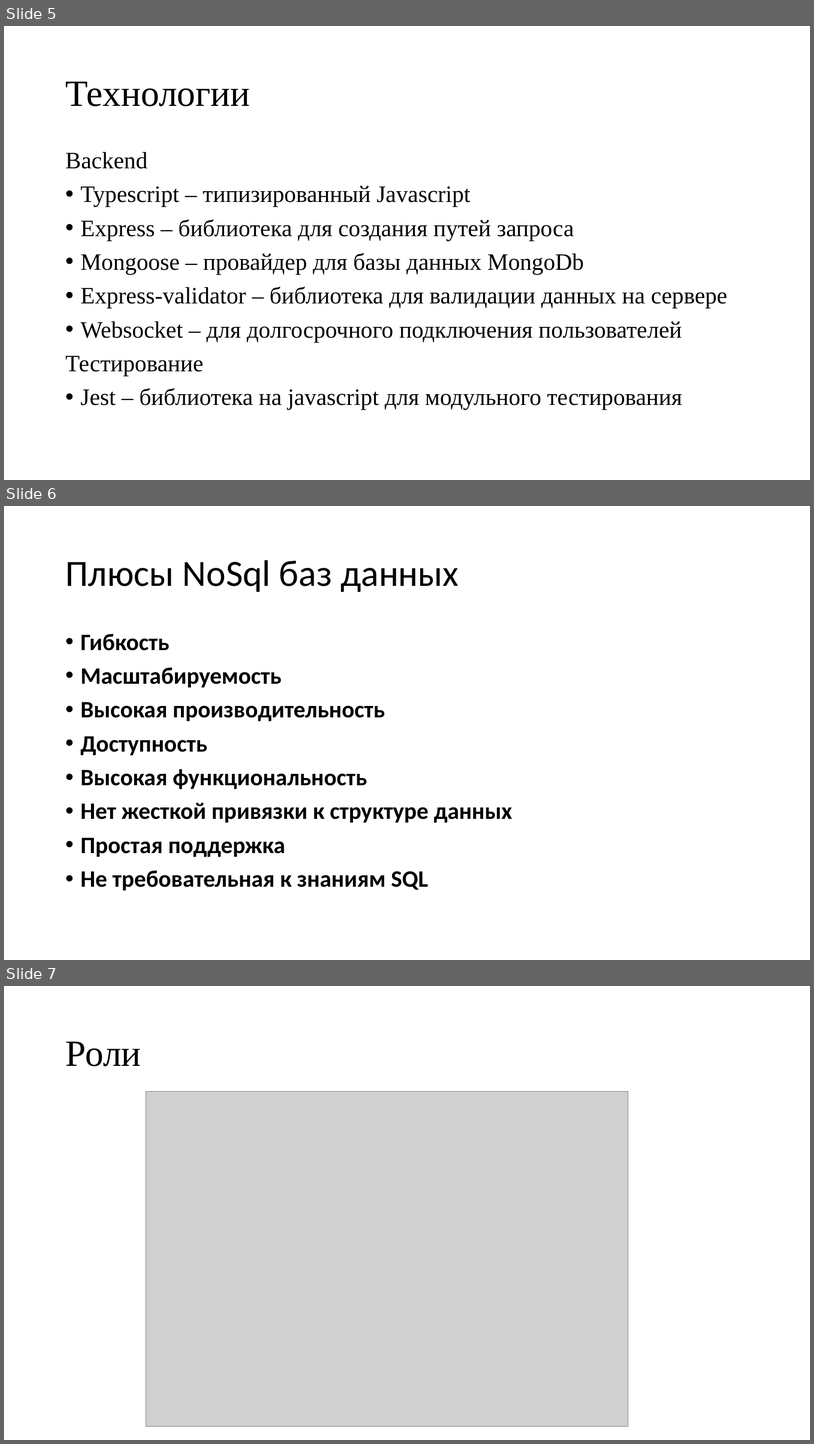
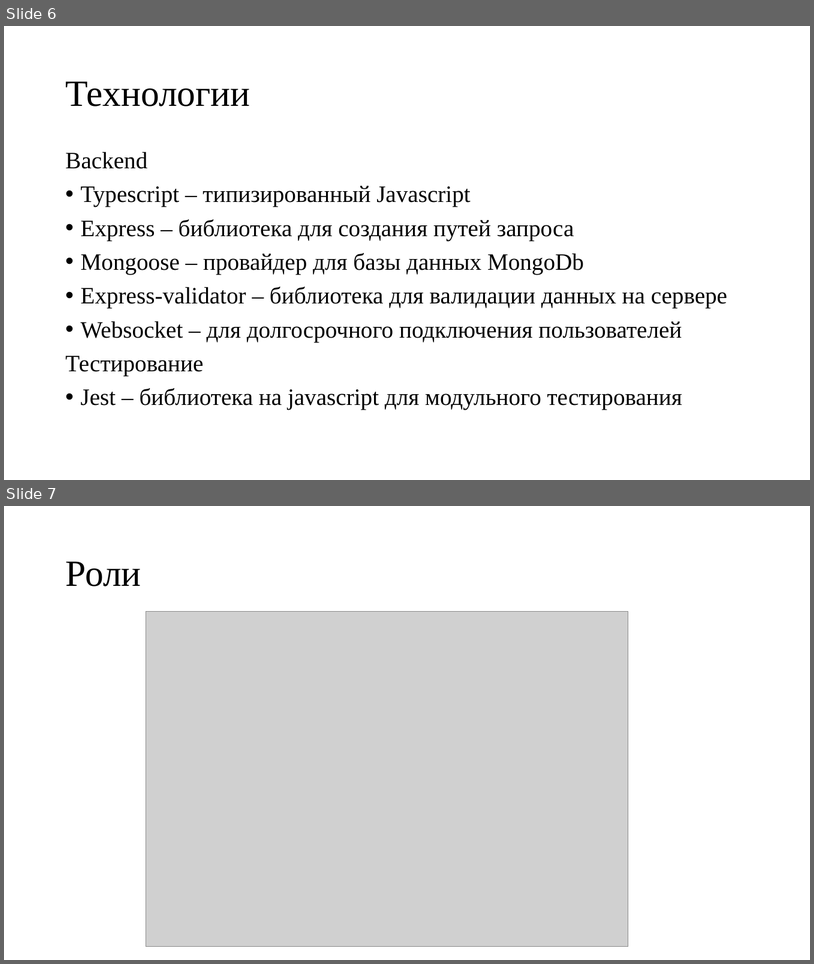
Before and after one commit to Pavel-Parkhomenko/Student-Hostel-Service, a slide deck: docs/прочее/Конференция.pptx. Shown one above the other, each under a label of ours: slides 5, 6 and 7 before the commit, slides 6 and 7 after it. The pictures are 814x1444 and 814x964 pixels, drawn with LibreOffice and Linux fonts; fonts in the diff are those of the drawing; grey boxes stand for pictures. Boxes give left, top, right and bottom in pixels: in the first picture for what was removed or moved away, otherwise in the second. Text is boxed around its words. In the diff, an @@ line names an element or a change of style, - is before the commit and + after.

```diff
--- a/docs/прочее/Конференция.pptx
+++ b/docs/прочее/Конференция.pptx
@@ slide 6 removed at box(4, 506, 810, 960), background #FFFFFF @@
@@ title removed at box(65, 560, 459, 592) @@
-Плюсы NoSql баз данных
@@ text removed at box(81, 634, 513, 890) @@
-• Гибкость
-• Масштабируемость
-• Высокая производительность
-• Доступность
-• Высокая функциональность
-• Нет жесткой привязки к структуре данных
-• Простая поддержка
-• Не требовательная к знаниям SQL
@@ what was slide 5 is now slide 6 @@
```
Also in this commit, not shown: 1 slide changed, 7 slides added, 3 other slides removed, 57 other files.
